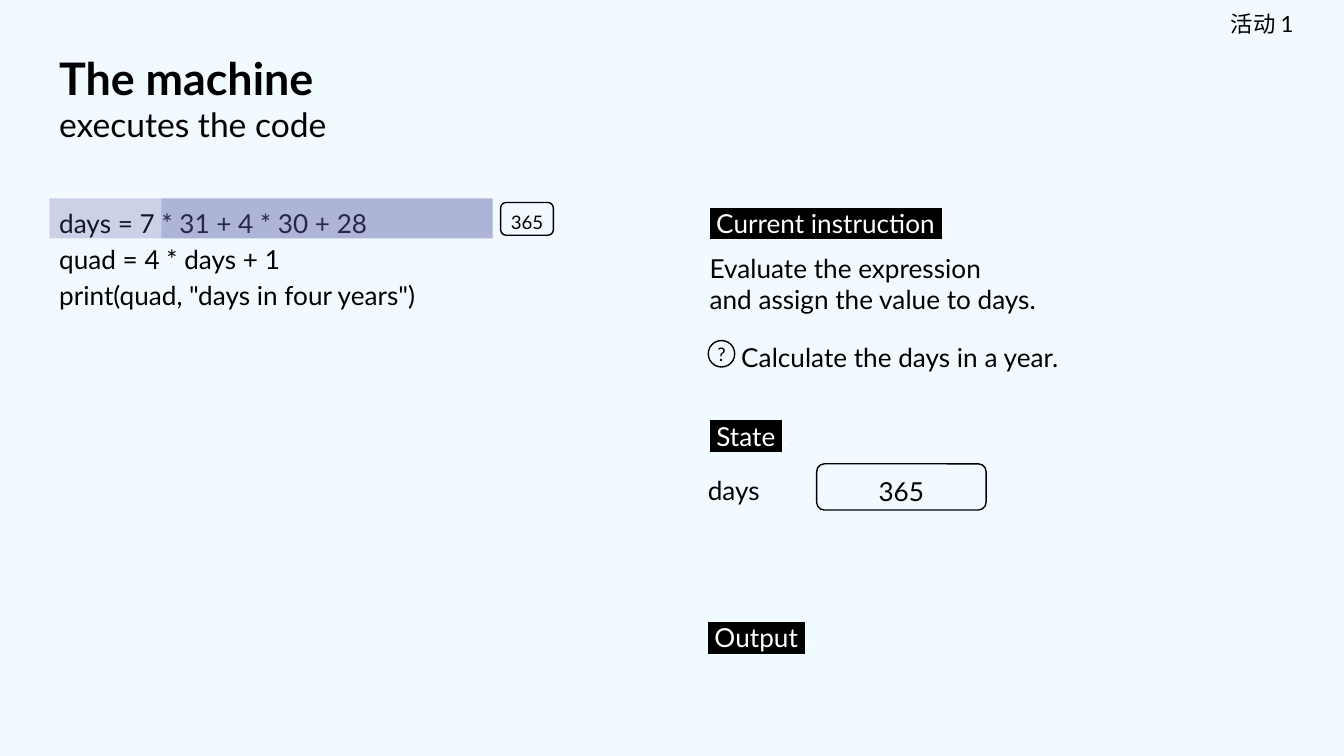
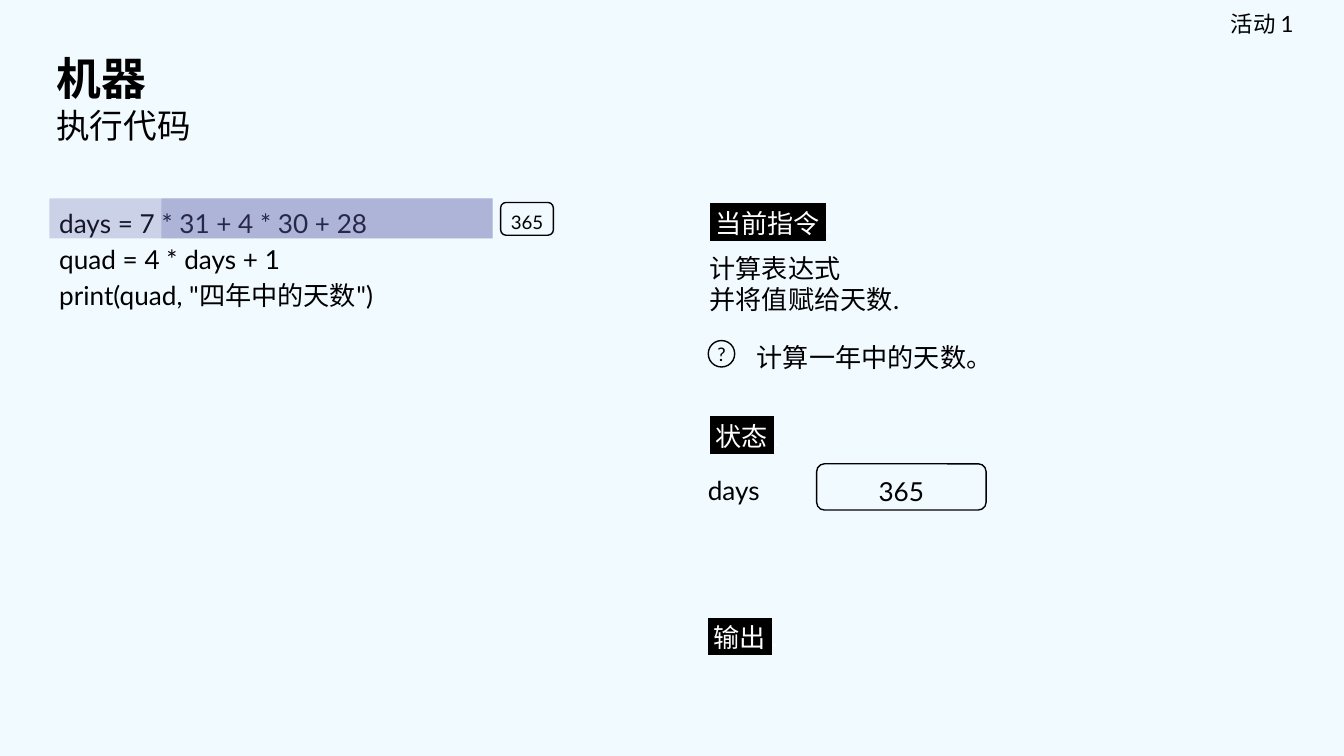
Before and after one commit to Canyu-Liu/RPI-Foundation-Computing-Curriculum-ZH-CN, a slide deck: slide 10 of 计算机课程/关键阶段四/八年级/U6 - Python编程入门/L2 - 处理数据/L2 - Python编程入门 - 八年级.pptx. Drawn at 1344x756 pixels with LibreOffice and Linux fonts; fonts in the diff are those of the drawing. Boxes give left, top, right and bottom in pixels: in the first picture for what was removed or moved away, otherwise in the second. Text is boxed around its words. In the diff, an @@ line names an element or a change of style, - is before the commit and + after.

```diff
--- a/计算机课程/关键阶段四/八年级/U6 - Python编程入门/L2 - 处理数据/L2 - Python编程入门 - 八年级.pptx
+++ b/计算机课程/关键阶段四/八年级/U6 - Python编程入门/L2 - 处理数据/L2 - Python编程入门 - 八年级.pptx
@@ text at box(56, 57, 190, 141): text changed @@
-The machine
-executes the code
+机器
+执行代码
@@ text at box(715, 211, 820, 235): text changed @@
-Current instruction .
+当前指令 .
@@ text at box(710, 256, 841, 280): text changed @@
-Evaluate the expression
+计算表达式
@@ text at box(59, 283, 373, 310): text changed @@
-print(quad, "days in four years")
+print(quad, "四年中的天数")
@@ text at box(710, 287, 900, 312): text changed @@
-and assign the value to days.
+并将值赋给天数.
@@ text at box(757, 345, 993, 369): text changed @@
-Calculate the days in a year.
+计算一年中的天数。
@@ text at box(715, 424, 767, 448): text changed @@
-State .
+状态 .
@@ text at box(714, 625, 766, 649): text changed @@
-Output .
+输出 .
```
Also in this commit, not shown: 5 other slides changed, 2 slides added, 2 slides removed, 2 other files.
